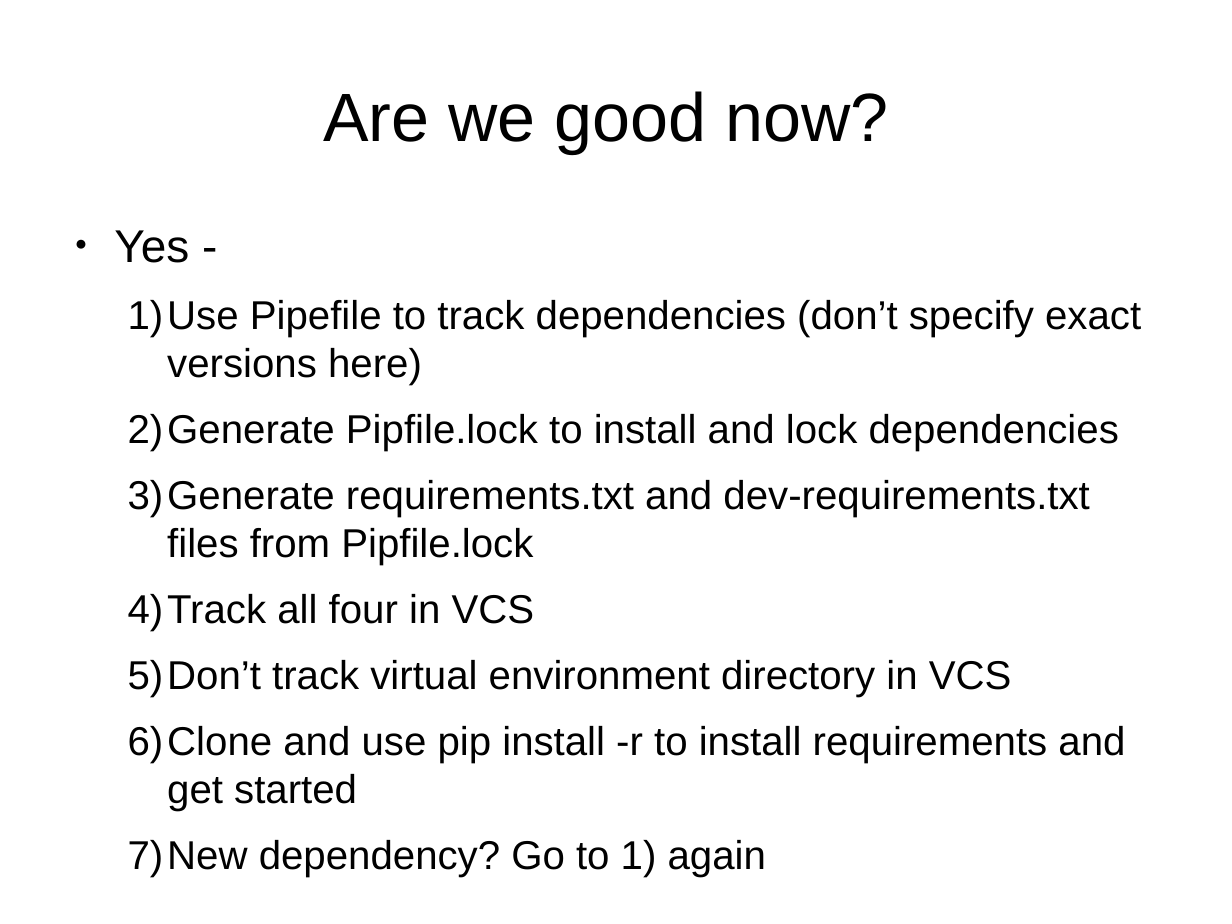
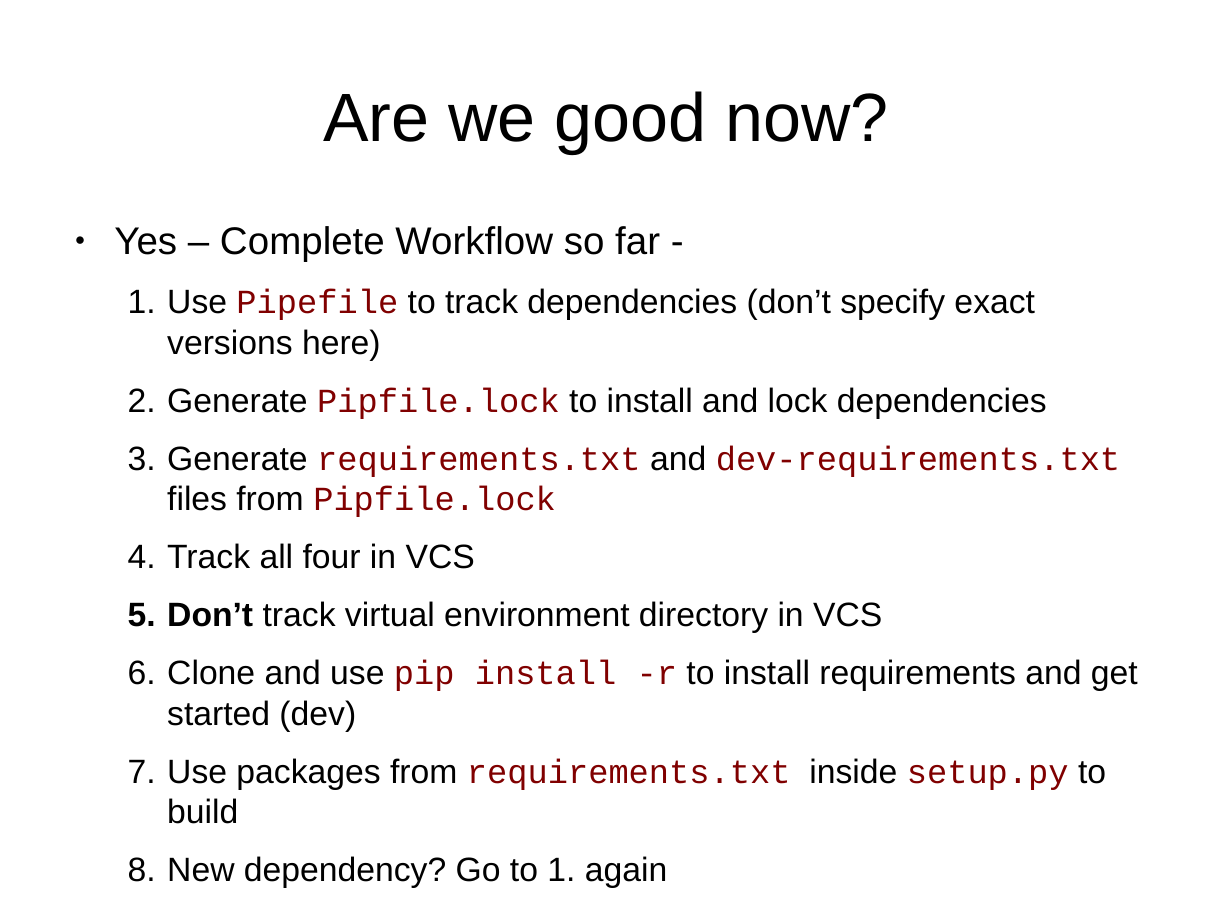
Before and after one commit to gabhijit/Pycon-2018, a slide deck: slide 20 of presentation.odp (slide 18 before the commit). Drawn at 1232x924 pixels with LibreOffice and Linux fonts; fonts in the diff are those of the drawing. Boxes give left, top, right and bottom in pixels: in the first picture for what was removed or moved away, otherwise in the second. Text is boxed around its words. In the diff, an @@ line names an element or a change of style, - is before the commit and + after.

```diff
--- a/presentation.odp
+++ b/presentation.odp
@@ text at bbox=[114, 226, 660, 262]: text changed; size 29.6 to 24.8 pt @@
-● Yes -
+● Yes – Complete Workflow so far -
@@ text at bbox=[167, 288, 1120, 633]: size 25.9 to 21.7 pt in "Use Pipefile to track dependencies (don’t specify ...", "Generate Pipfile.lock to install and lock dependencies", "Generate requirements.txt and dev-requirements.txt files fro ...", "Track all four in VCS" and 1 more places; font Arial to Courier New, text colour #000000 to #800000 in "Pipefile", "Pipfile.lock", "requirements.txt dev-requirements.txt Pipfile.lock"; bold on in "Don’t"; bullet 1) to 1. @@
@@ text at bbox=[167, 659, 1138, 888]: text changed; size 25.9 to 21.7 pt @@
-  6) Clone and use pip install -r to install requirements and get started
-  7) New dependency? Go to 1) again
+  6. Clone and use pip install -r to install requirements and get started (dev)
+  7. Use packages from requirements.txt inside setup.py to build
+  8. New dependency? Go to 1. again
```
Also in this commit, not shown: 11 other slides changed, 18 slides added, 2 slides removed.
